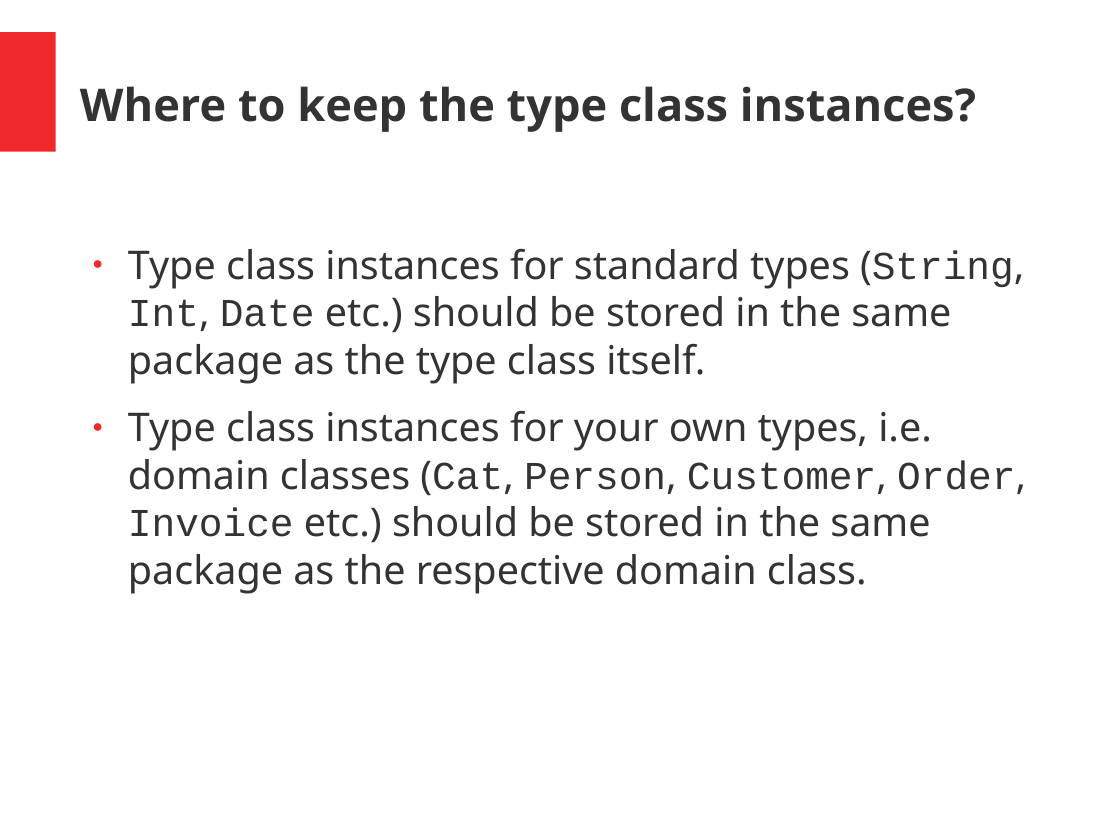
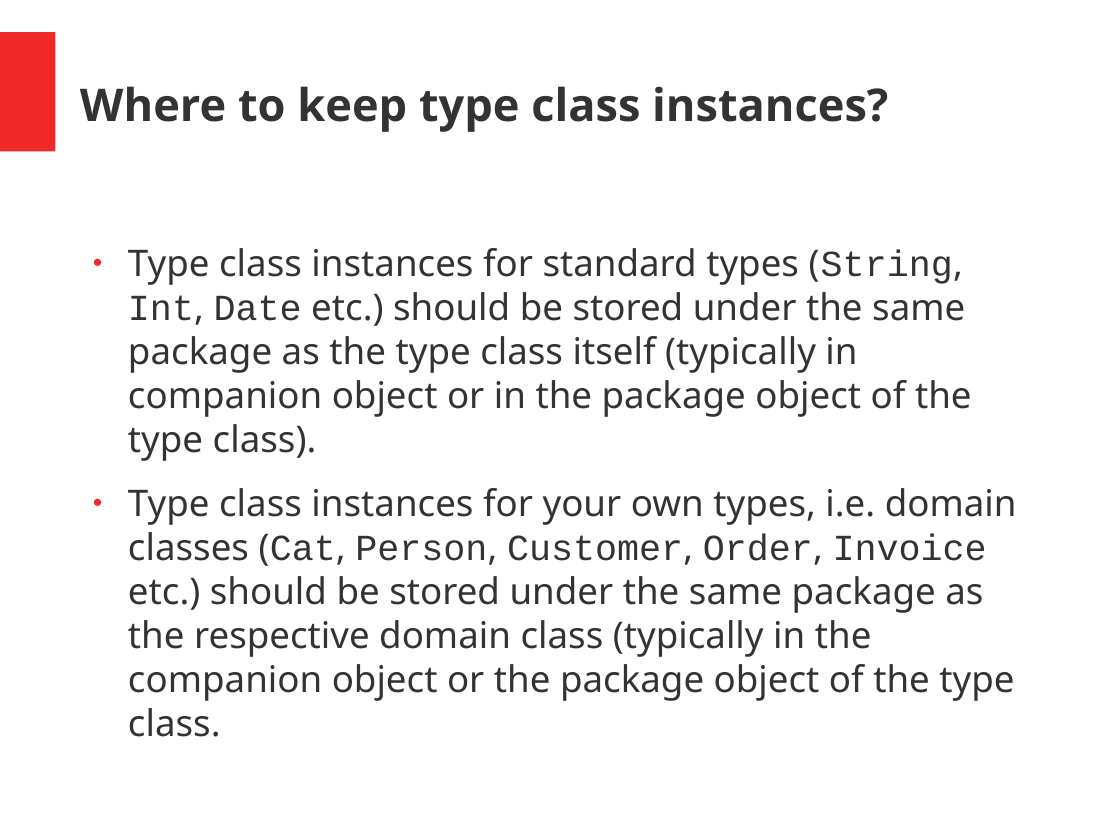
Before and after one commit to hermannhueck/typeclasses, a slide deck: slide 20 of Slides/TypeClasses.pptx (slide 19 before the commit). Drawn at 1120x840 pixels with LibreOffice and Linux fonts; fonts in the diff are those of the drawing. Boxes give left, top, right and bottom in pixels: in the first picture for what was removed or moved away, otherwise in the second. Text is boxed around its words. In the diff, an @@ line names an element or a change of style, - is before the commit and + after.

Commit message:
Slides: improved/extended

```diff
--- a/Slides/TypeClasses.pptx
+++ b/Slides/TypeClasses.pptx
@@ text at bbox=[80, 86, 888, 132]: text changed @@
-Where to keep the type class instances?
+Where to keep type class instances?
@@ text at bbox=[128, 248, 1017, 737]: text changed; size 28 to 26 pt @@
-● Type class instances for standard types (String, Int, Date etc.) should be stored in the same package as the type class itself.
-● Type class instances for your own types, i.e. domain classes (Cat, Person, Customer, Order, Invoice etc.) should be stored in the same package as the respective domain class.
+● Type class instances for standard types (String, Int, Date etc.) should be stored under the same package as the type class itself (typically in companion object or in the package object of the type class).
+● Type class instances for your own types, i.e. domain classes (Cat, Person, Customer, Order, Invoice etc.) should be stored under the same package as the respective domain class (typically in the companion object or the package object of the type class.
```
Also in this commit, not shown: 19 other slides changed, 8 slides added, 1 other file.
